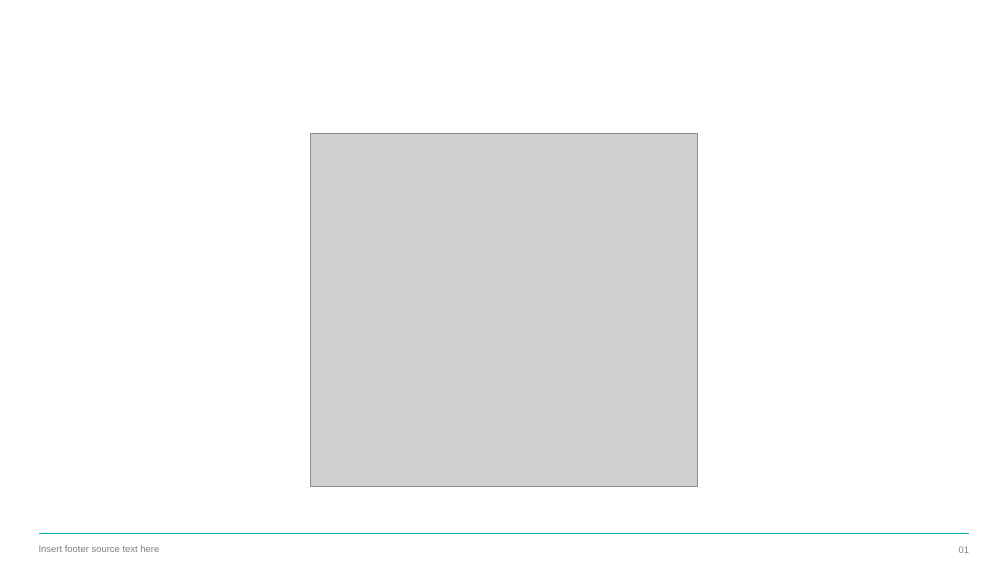
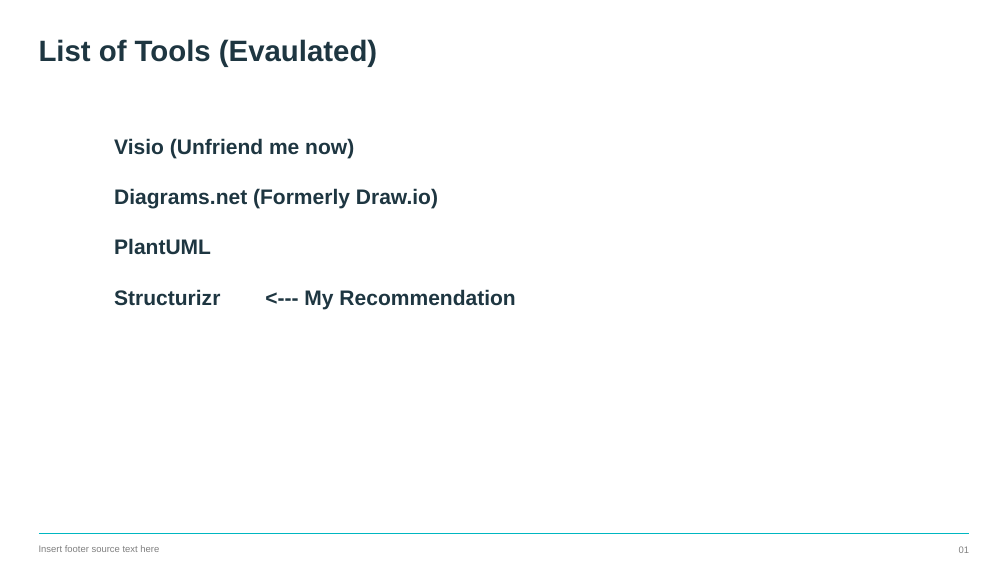
Before and after one commit to FrancisChung/introduction-to-c4-diagrams, a slide deck: slide 44 of slides/Introduction to C4 diagrams - Shift.pptx (slide 57 before the commit). Drawn at 1008x567 pixels with LibreOffice and Linux fonts; fonts in the diff are those of the drawing; grey boxes stand for pictures; background and template pictures are left out. Boxes give left, top, right and bottom in pixels: in the first picture for what was removed or moved away, otherwise in the second. Text is boxed around its words. In the diff, an @@ line names an element or a change of style, - is before the commit and + after.

```diff
--- a/slides/Introduction to C4 diagrams - Shift.pptx
+++ b/slides/Introduction to C4 diagrams - Shift.pptx
@@ title added at box(39, 39, 377, 66), 28 pt, text #1E3641, bold @@
+List of Tools (Evaulated)
@@ text added at box(114, 138, 515, 309), 20 pt, text #1E3641, bold @@
+Visio (Unfriend me now)
+Diagrams.net (Formerly Draw.io)
+PlantUML
+Structurizr <--- My Recommendation
@@ picture removed at box(311, 133, 697, 486) @@
```
Also in this commit, not shown: 11 other slides changed, 1 slide added, 65 slides removed.
